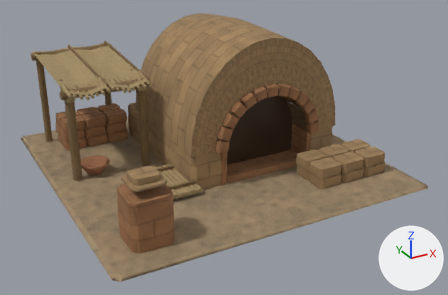
Renders of the glTF model assets/3d/sumer-buildings/kiln.glb from each side of a commit.
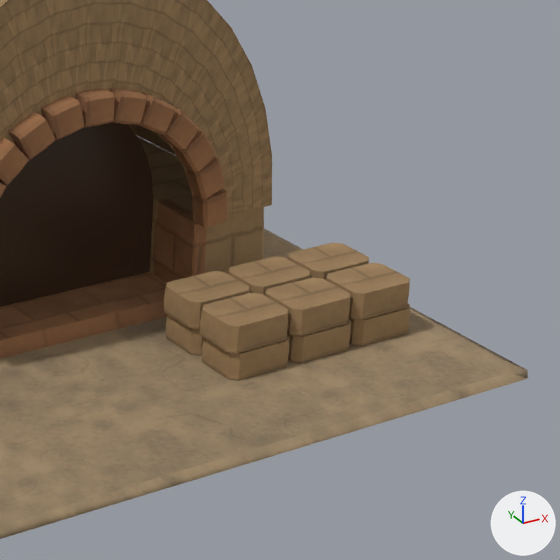
The first picture shows the older version from a 50 mm lens placed at (-4.57, -8.92, 4.65), pointed at (0.09, -0.44, 0.41). The close-ups show the older and then the newer version on the part from 53% to 98% of the width and 17% to 86% of the height of that picture. Only the edits that show in the close-ups are written down. The axes (+X, +Y, +Z) are drawn at lower right. The lights are the same throughout. Vertices at exactly the same position are counted once.

Script lines for the objects in view, before the commit:
```python
me_mesh_1 = bpy.data.meshes.new('Mesh_1')
me_mesh_1.from_pydata(...)  # 486 vertices, 864 faces; spans x -2.19..2.4, y -2.19..1.83, z 0.0..2.39
me_mesh_1.materials.append(mat_courtyard_raw)
me_mesh_2 = bpy.data.meshes.new('Mesh_2')
me_mesh_2.from_pydata(...)  # 840 vertices, 1540 faces; spans x -2.26..1.58, y -2.26..2.13, z 0.0..1.62
me_mesh_2.materials.append(mat_courtyard_fired)
me_mesh_3 = bpy.data.meshes.new('Mesh_3')
me_mesh_3.from_pydata(...)  # 34 vertices, 32 faces; spans x -0.19..1.39, y -0.58, z 0.09..1.43
me_mesh_3.materials.append(mat_workshop_deep_recess)  # black #000000
ob_original_kiln_game_door_shadow = bpy.data.objects.new('original-kiln-game-door-shadow', me_mesh_3)
ob_original_kiln_game_door_shadow.location = (0.0, 0.0, 0.0)
ob_original_kiln_game_fired_brick_facing = bpy.data.objects.new('original-kiln-game-fired-brick-facing', me_mesh_2)
ob_original_kiln_game_fired_brick_facing.location = (0.0, 0.0, 0.0)
ob_original_kiln_game_raw_brick_facing = bpy.data.objects.new('original-kiln-game-raw-brick-facing', me_mesh_1)
ob_original_kiln_game_raw_brick_facing.location = (0.0, 0.0, 0.0)
# also in view: 'original-kiln-alluvial-earth' at (0.0, 0.0, 0.03)
```
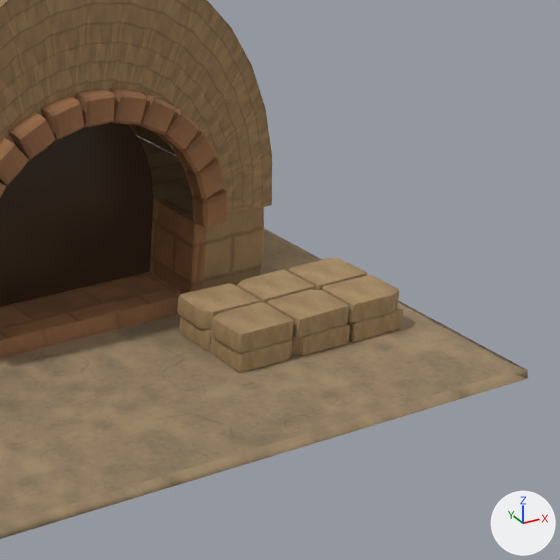
Diff of the bpy script that builds the scene:
```diff
--- a/assets/3d/sumer-buildings/kiln.glb.py
+++ b/assets/3d/sumer-buildings/kiln.glb.py
@@ img_assets_3d_textures_courtyard_yard_craft_color_jpg @@
+img_assets_3d_textures_courtyard_yard_craft_color_jpg = load_image('assets/3d/textures/courtyard/yard-craft-color.jpg', '_unpacked/assets_3d_textures_courtyard_yard-craft-color.jpg', 1024, 1024, 'sRGB')
@@ img_assets_3d_textures_courtyard_yard_craft_normal_jpg @@
+img_assets_3d_textures_courtyard_yard_craft_normal_jpg = load_image('assets/3d/textures/courtyard/yard-craft-normal.jpg', '_unpacked/assets_3d_textures_courtyard_yard-craft-normal.jpg', 1024, 1024, 'Non-Color')
@@ mat_handmade_yard_craft @@
+mat_handmade_yard_craft = bpy.data.materials.new('handmade-yard-craft')
+# uses the picture img_assets_3d_textures_courtyard_yard_craft_color_jpg
+# uses the picture img_assets_3d_textures_courtyard_yard_craft_normal_jpg
@@ me_mesh_1 @@
 # used by ob_original_kiln_game_raw_brick_facing; location = (0.0, 0.0, 0.0)
-me_mesh_1.from_pydata(...)  # 486 vertices, 864 faces; spans x -2.19..2.4, y -2.19..1.83, z 0.0..2.39
+me_mesh_1.from_pydata(...)  # 198 vertices, 336 faces; spans x -2.19..2.0, y -2.19..1.83, z 0.0..2.39
+# me_mesh_1 part 1: 12 loose pieces with 288 vertices, spanning x 1.0..2.4, y -1.94..-1.23, z 0.05..0.41, are deleted
 me_mesh_1.materials.append(mat_courtyard_raw)
@@ me_mesh_6_1 @@
+me_mesh_6_1.from_pydata(...)  # 3420 vertices, 6720 faces; spans x -2.1..2.38, y -1.88..2.14, z 0.05..0.45
+me_mesh_6_1.materials.append(mat_handmade_yard_craft)
@@ ob_original_kiln_handmade_yard_craft @@
+ob_original_kiln_handmade_yard_craft = bpy.data.objects.new('original-kiln-handmade-yard-craft', me_mesh_6_1)
+ob_original_kiln_handmade_yard_craft.location = (0.0, 0.0, 0.0)
```

What differs and where, as boxes [x1, y1, x2, y2] in the close-ups (560 x 560 px):
'original-kiln-game-raw-brick-facing', reshaped
    before: [0, 0, 410, 380]
    after: [0, 0, 272, 289]
'original-kiln-handmade-yard-craft', added (brown)
    after: [177, 258, 403, 372]
part 1 of me_mesh_1, deleted (brown)
    before: [164, 242, 410, 380]
